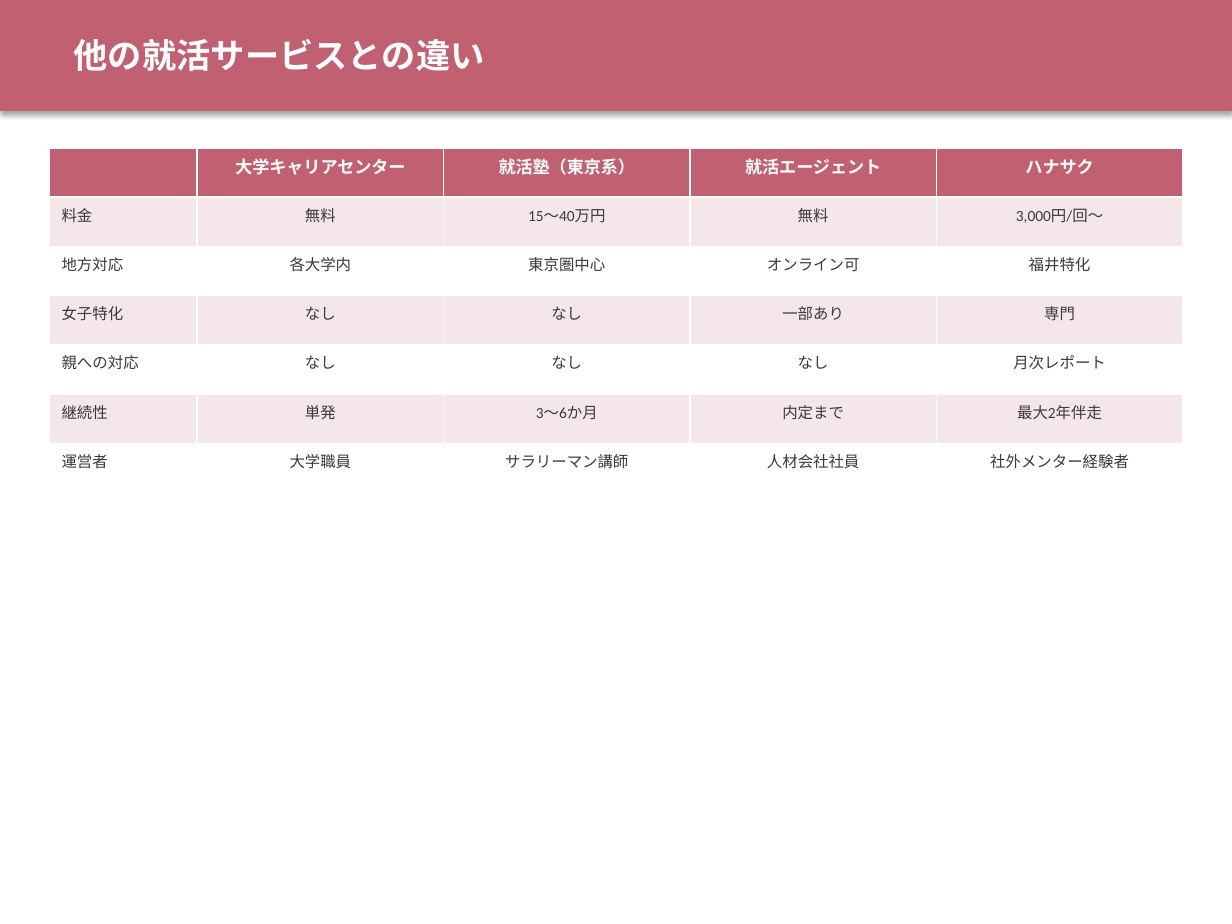
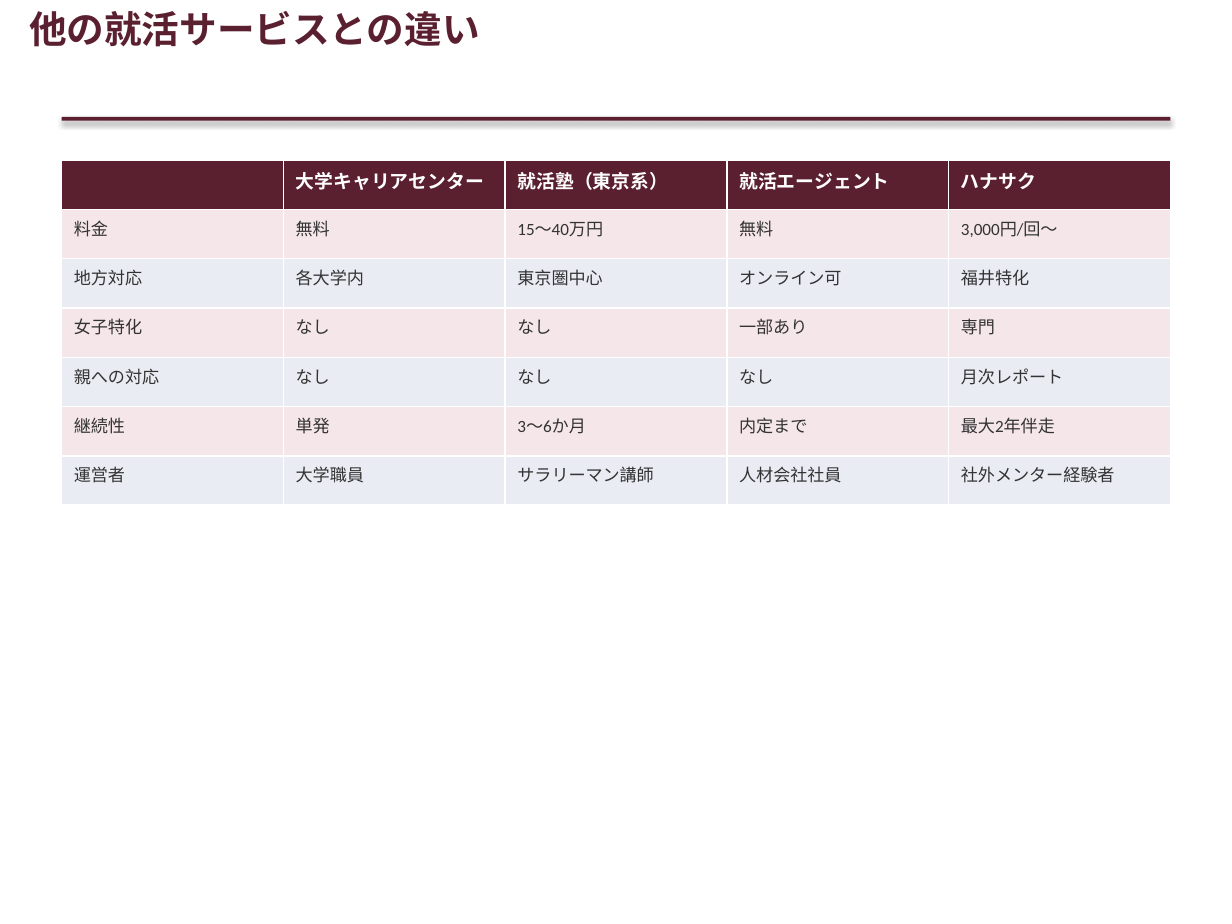
Before and after one commit to mai-san447/hanasaku-career, a slide deck: slide 7 of docs/hanasaku_service_overview.pptx. Drawn at 1232x924 pixels with LibreOffice and Linux fonts; fonts in the diff are those of the drawing. Boxes give left, top, right and bottom in pixels: in the first picture for what was removed or moved away, otherwise in the second. Text is boxed around its words. In the diff, an @@ line names an element or a change of style, - is before the commit and + after.

```diff
--- a/docs/hanasaku_service_overview.pptx
+++ b/docs/hanasaku_service_overview.pptx
@@ text "他の就活サービスとの違い": place and size @@
-text "他の就活サービスとの違い" at bbox=[74, 39, 485, 71]
+text "他の就活サービスとの違い" at bbox=[29, 11, 480, 47]
@@ text "他の就活サービスとの違い" at bbox=[29, 11, 480, 47]: size 20 to 22 pt, text colour #FFFFFF to #5A2030; line spacing 30pt to 1 @@
@@ rectangle: place and size @@
-rectangle at bbox=[0, 0, 1232, 111]
+rectangle at bbox=[62, 117, 1170, 121]
@@ rectangle at bbox=[62, 117, 1170, 121]: fill #C06070 to #5A2030 @@
@@ table at bbox=[62, 160, 1170, 505] @@
@@ fill #C06070 to #5A2030 in row 1 @@
@@ fill #FFFFFF to #E9EDF4 in 15 cells @@
@@ size 10 to 11 pt in "大学キャリアセンター", "就活塾（東京系）", "就活エージェント", "ハナサク" @@
@@ size 9 to 10 pt, text colour #3A3A3A to #333333 in "料金", "無料", "15〜40万円", "無料" and 26 more places @@
@@ alignment centre to left @@
@@ table: place and size @@
-table at bbox=[49, 148, 1183, 493]
+table at bbox=[62, 160, 1170, 505]
```
Also in this commit, not shown: 9 other slides changed, 1 other file.
